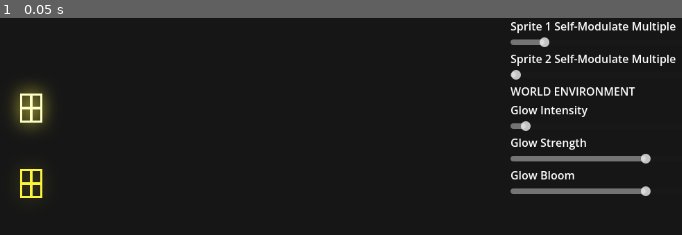
Above: before the commit, frame 1.
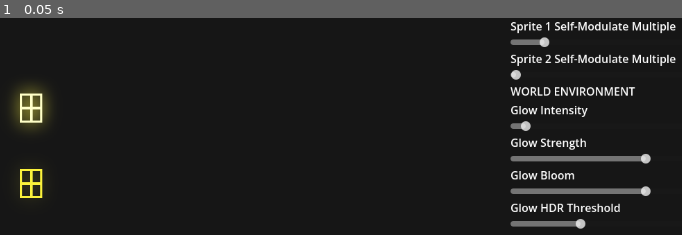
Above: after the commit, the same moment.

Repository: skain/godot-glow-experiments
Game: Godot game, scene res://lab_root.tscn
Same seed, same stepped clock (60 frames per second), same inputs: the game is played once before the commit and once after it.
Inputs:
- Up to frame 1 (0.05 s): no input

The runs differ from the first frame. In frame 1, 0.7% of the frame differs, in the area x 74-91%, y 85-98%.

Commit message:
add hdr threshold slider

Diff:
--- a/lab_root.gd
+++ b/lab_root.gd
@@ -8,6 +8,7 @@
 @onready var glow_intensity_h_slider: HSlider = %GlowIntensityHSlider
 @onready var glow_strength_h_slider: HSlider = %GlowStrengthHSlider
 @onready var bloom_h_slider: HSlider = %BloomHSlider
+@onready var hdr_threshold_h_slider: HSlider = %HDRThresholdHSlider
 
 func _ready() -> void:
 	_sync_sliders()
@@ -18,6 +19,7 @@
 	_on_glow_intensity_h_slider_value_changed(glow_intensity_h_slider.value)
 	_on_glow_strength_h_slider_value_changed(glow_strength_h_slider.value)
 	_on_bloom_h_slider_value_changed(bloom_h_slider.value)
+	_on_hdr_threshold_h_slider_value_changed(hdr_threshold_h_slider.value)
 
 func _self_modulate_canvas_item(item: CanvasItem, mult: float) -> void:
 	item.self_modulate = Color.WHITE * mult
@@ -36,3 +38,6 @@
 
 func _on_bloom_h_slider_value_changed(value: float) -> void:
 	world_environment.environment.glow_bloom = value
+
+func _on_hdr_threshold_h_slider_value_changed(value: float) -> void:
+	world_environment.environment.glow_hdr_threshold = value
--- a/lab_root.tscn
+++ b/lab_root.tscn
@@ -82,6 +82,17 @@
 step = 0.01
 value = 1.0
 
+[node name="Label7" type="Label" parent="CanvasLayer/VBoxContainer" unique_id=30010210]
+layout_mode = 2
+text = "Glow HDR Threshold"
+
+[node name="HDRThresholdHSlider" type="HSlider" parent="CanvasLayer/VBoxContainer" unique_id=776451328]
+unique_name_in_owner = true
+layout_mode = 2
+max_value = 4.0
+step = 0.01
+value = 1.0
+
 [node name="ColorRect" type="ColorRect" parent="." unique_id=2031206986]
 custom_minimum_size = Vector2(5000, 5000)
 color = Color(0.07762883, 0.07762881, 0.07762881, 1)
@@ -106,3 +117,4 @@
 [connection signal="value_changed" from="CanvasLayer/VBoxContainer/GlowIntensityHSlider" to="." method="_on_glow_intensity_h_slider_value_changed"]
 [connection signal="value_changed" from="CanvasLayer/VBoxContainer/GlowStrengthHSlider" to="." method="_on_glow_strength_h_slider_value_changed"]
 [connection signal="value_changed" from="CanvasLayer/VBoxContainer/BloomHSlider" to="." method="_on_bloom_h_slider_value_changed"]
+[connection signal="value_changed" from="CanvasLayer/VBoxContainer/HDRThresholdHSlider" to="." method="_on_hdr_threshold_h_slider_value_changed"]
